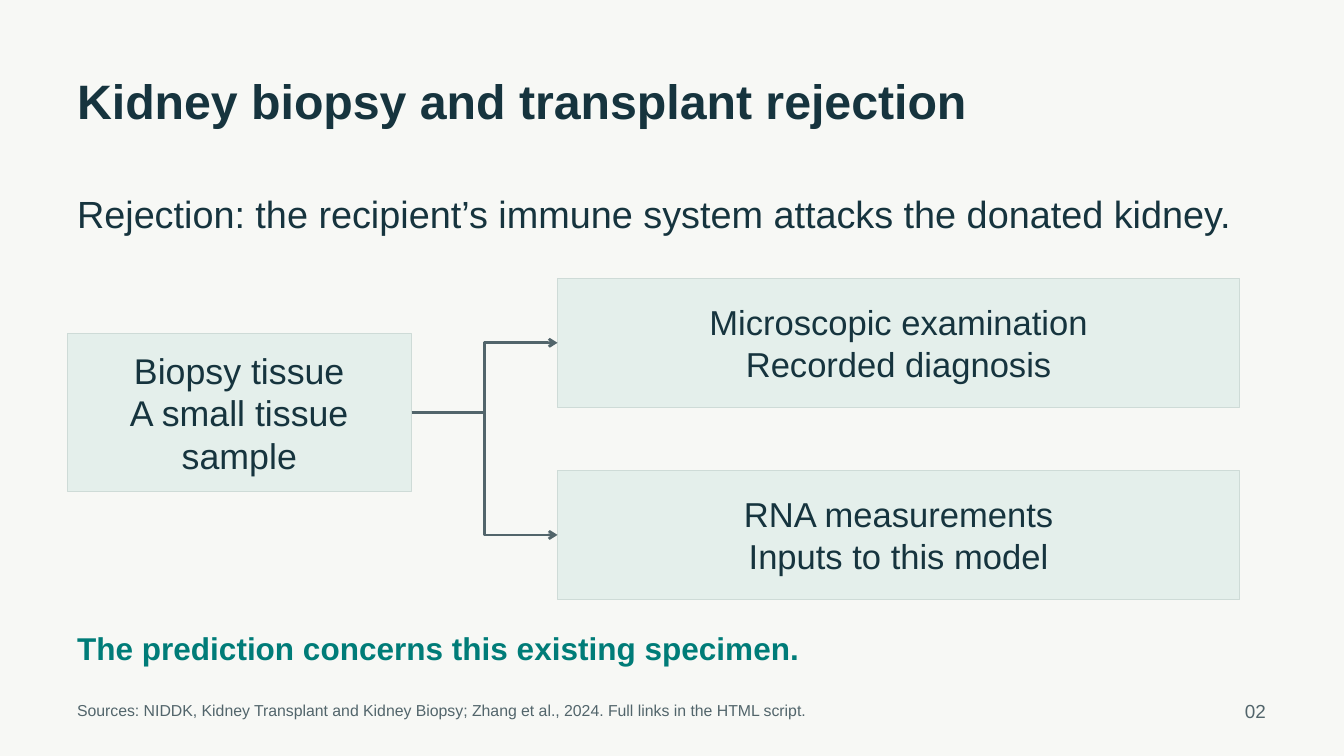
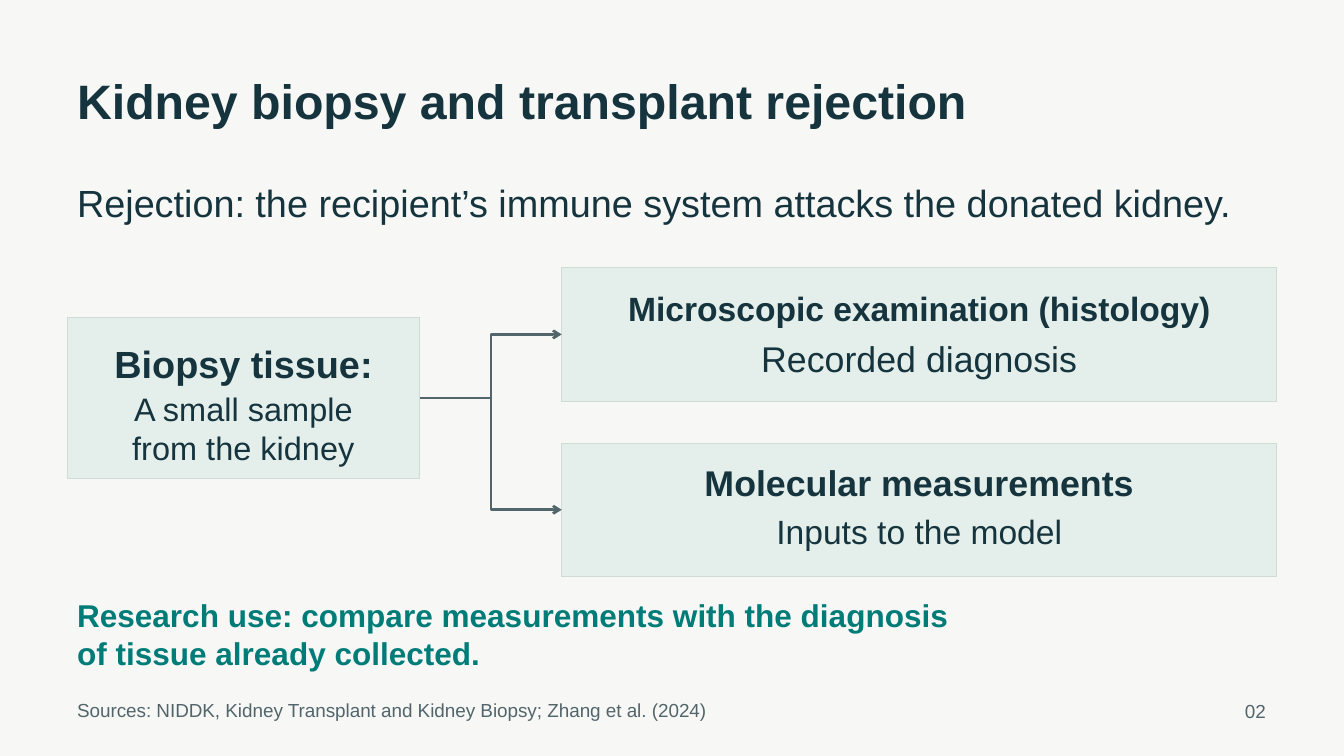
Before and after one commit to ca34525/Kidney-Biopsy-Rejection-Classifier, a slide deck: slide 2 of presentation/unos_kidney_biopsy.pptx. Drawn at 1344x756 pixels with LibreOffice and Linux fonts; fonts in the diff are those of the drawing. Boxes give left, top, right and bottom in pixels: in the first picture for what was removed or moved away, otherwise in the second. Text is boxed around its words. In the diff, an @@ line names an element or a change of style, - is before the commit and + after.

Commit message:
Align presentation slides with the speaking script

```diff
--- a/presentation/unos_kidney_biopsy.pptx
+++ b/presentation/unos_kidney_biopsy.pptx
@@ text "Rejection: the recipient’s immune system ...": place and size @@
-text "Rejection: the recipient’s immune system ..." at [77, 200, 1231, 235]
+text "Rejection: the recipient’s immune system ..." at [77, 189, 1231, 224]
@@ rectangle added at [562, 268, 1276, 401], fill #E4EFEB, outline #CEDBD7 0.75 pt @@
@@ text added at [628, 296, 1211, 328], 24 pt, text #16343E, bold @@
+Microscopic examination (histology)
@@ rectangle added at [68, 318, 420, 479], fill #E4EFEB, outline #CEDBD7 0.75 pt @@
@@ text at [709, 310, 1087, 342]: paragraph removed @@
-Microscopic examination
@@ rectangle removed at [68, 334, 412, 491] @@
-Biopsy tissue
-A small tissue sample
@@ text added at [114, 350, 373, 386], 27 pt, text #16343E, bold @@
+Biopsy tissue:
@@ elbow arrow moved from (411, 412) - (558, 343) to (420, 398) - (562, 335) @@
@@ text "Recorded diagnosis": place and size @@
-text "Recorded diagnosis" at [558, 278, 1240, 407]
+text "Recorded diagnosis" at [761, 346, 1077, 379]
@@ text "Recorded diagnosis" at [761, 346, 1077, 379]: size 24.8 to 25.5 pt; fill #E4EFEB to none; outline #CEDBD7 0.75 pt to none @@
@@ text added at [132, 397, 354, 466], 23.2 pt, text #16343E @@
+A small sample
+from the kidney
@@ elbow arrow moved from (411, 412) - (558, 535) to (420, 398) - (562, 510) @@
@@ rectangle added at [562, 444, 1276, 577], fill #E4EFEB, outline #CEDBD7 0.75 pt @@
@@ text added at [704, 470, 1133, 497], 25.5 pt, text #16343E, bold @@
+Molecular measurements
@@ text "Inputs to the model": place and size @@
-text "Inputs to the model" at [558, 471, 1240, 600]
+text "Inputs to the model" at [776, 519, 1063, 551]
@@ text "Inputs to the model" at [776, 519, 1063, 551]: fill #E4EFEB to none; outline #CEDBD7 0.75 pt to none @@
@@ text at [776, 519, 1063, 551]: text changed; size 24.8 to 24 pt @@
-RNA measurements
-Inputs to this model
+Inputs to the model
@@ text added at [77, 604, 948, 671], 22.5 pt, text #007C78, bold @@
+Research use: compare measurements with the diagnosis
+of tissue already collected.
@@ text removed at [77, 637, 799, 666] @@
-The prediction concerns this existing specimen.
@@ text at [77, 703, 706, 721]: text changed; size 11.2 to 13.5 pt @@
-Sources: NIDDK, Kidney Transplant and Kidney Biopsy; Zhang et al., 2024. Full links in the HTML script.
+Sources: NIDDK, Kidney Transplant and Kidney Biopsy; Zhang et al. (2024)
```
Also in this commit, not shown: 15 other slides changed, 8 slides added, 4 slides removed, 42 other files.
